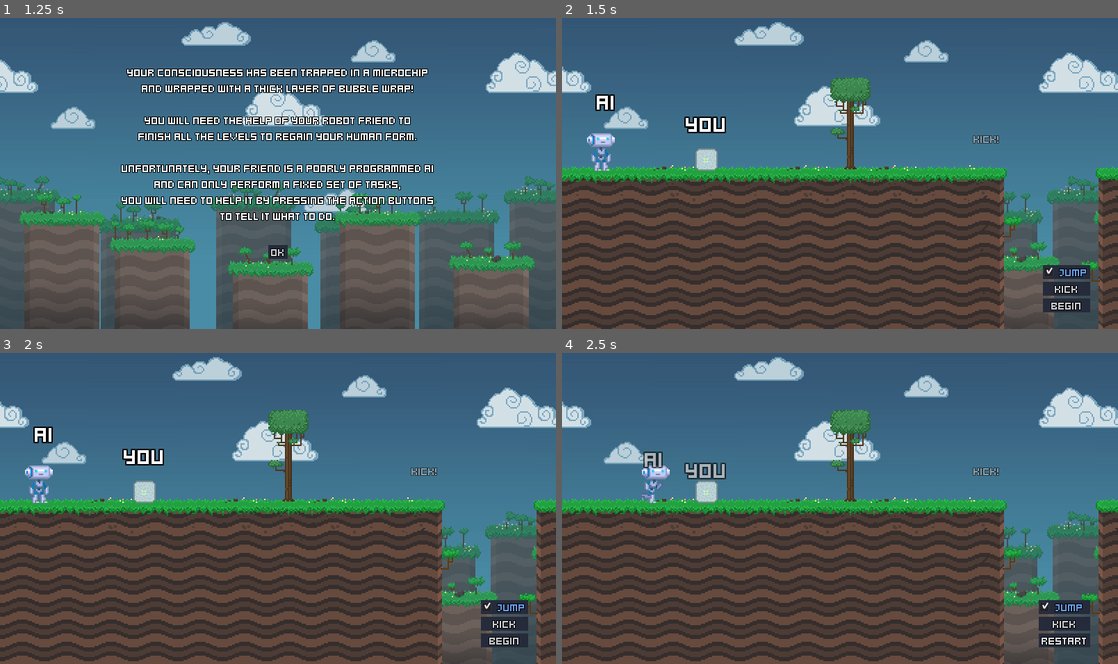
Above: before the commit, frames 1-4 (two rows, left to right).
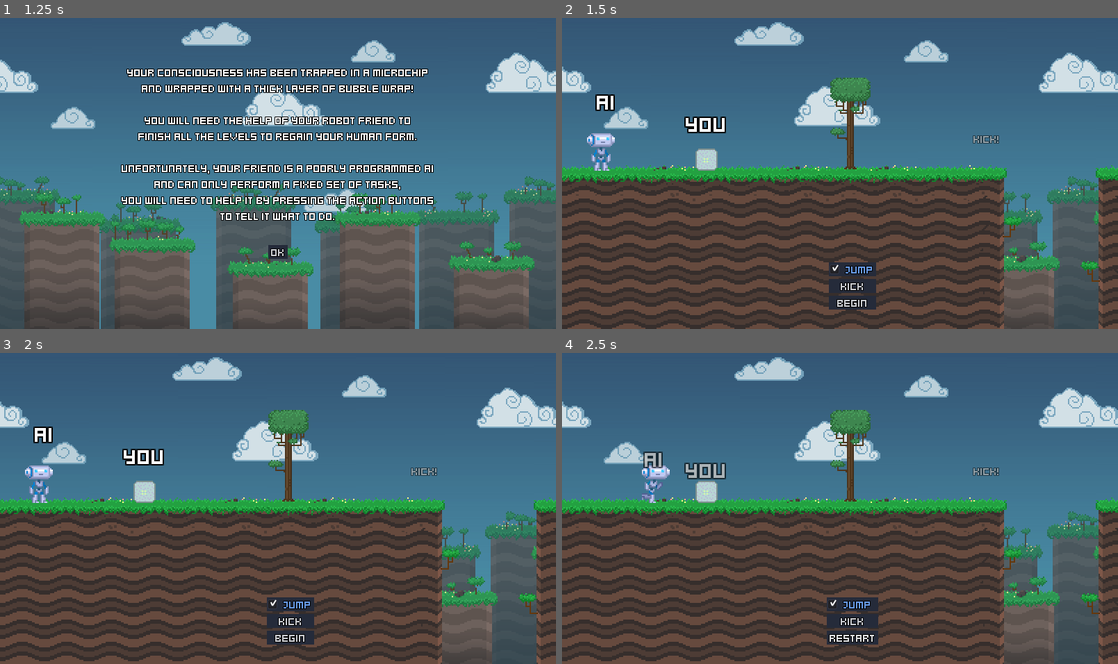
Above: after the commit, the same moments.

Repository: HexagonNico/Project-Wowie4
Game: Godot game, scene res://assets/main.tscn
Two runs of this game, one before a commit and one after it. Both use one fixed random seed, a clock stepped at 60 frames per second and the inputs below.
Inputs:
- Up to frame 1 (1.25 s): click "Play" at 0.5 s
- Up to frame 2 (1.5 s): click "OK" at 1.25 s
- Up to frame 3 (2 s): no input
- Up to frame 4 (2.5 s): click "Begin" at 2 s

Frame 1 is identical in both runs. In frame 2, 2.0% of the frame differs, in the area x 48-95%, y 78-95%; in frame 3, 2.0%; in frame 4, 2.2%, in the area x 47-95%, y 78-95%.

Commit message:
Moved buttons at the center of the screen

Diff:
--- a/assets/levels/level1.tscn
+++ b/assets/levels/level1.tscn
@@ -12,7 +12,7 @@
 next_level = ExtResource( 2 )
 
 [node name="TileMap" parent="." index="0"]
-tile_data = PoolIntArray( 19, 536870935, 0, 21, 536870928, 0 …(3026 unchanged characters)… 5386, 536870928, 0, 655387, 536870928, 0 )
+tile_data = PoolIntArray( 19, 536870935, 0, 21, 536870928, 0 …(3026 unchanged characters)… 5386, 536870928, 0, 655387, 536870928, 0, 786431, 16, 0, 720896, 16, 0, 720897, 16, 0, 720898, 16, 0, 720899, 16, 0, 720900, 16, 0, 720901, 16, 0, 720902, 16, 0, 720903, 16, 0, 720904, 16, 0, 720905, 17, 0, 720908, 536870929, 0, 720909, 16, 0, 720910, 16, 0, 720911, 16, 0, 720912, 16, 0, 720913, 17, 0, 720916, 536870929, 0, 720917, 16, 0, 720918, 16, 0, 720919, 16, 0, 720920, 16, 0, 720921, 16, 0, 720922, 16, 0, 720923, 16, 0 )
 
 [node name="Robot" parent="." index="1"]
 position = Vector2( 64, 196 )
@@ -21,7 +21,7 @@
 position = Vector2( 104, 188 )
 
 [node name="CollisionShape" type="CollisionShape2D" parent="ResetLevel" index="0"]
-position = Vector2( 432, 360 )
+position = Vector2( 432, 392 )
 shape = SubResource( 1 )
 
 [node name="Teleporter" parent="." index="4"]
@@ -33,7 +33,7 @@
 [node name="Camera" parent="." index="7"]
 position = Vector2( 64, 196 )
 limit_right = 896
-limit_bottom = 352
+limit_bottom = 384
 
 [node name="BackgroundMusic" parent="." index="8"]
 stream = ExtResource( 3 )
--- a/assets/robot/robot.tscn
+++ b/assets/robot/robot.tscn
@@ -191,12 +191,12 @@
 [node name="PlayerUI" type="CanvasLayer" parent="."]
 
 [node name="ActionButtons" type="VBoxContainer" parent="PlayerUI"]
-anchor_left = 0.95
-anchor_top = 0.95
-anchor_right = 0.95
-anchor_bottom = 0.95
-grow_horizontal = 0
-grow_vertical = 0
+margin_left = 384.0
+margin_top = 384.0
+margin_right = 452.0
+margin_bottom = 452.0
+grow_horizontal = 2
+grow_vertical = 2
 theme = ExtResource( 3 )
 
 [node name="JumpButton" type="CheckBox" parent="PlayerUI/ActionButtons"]
